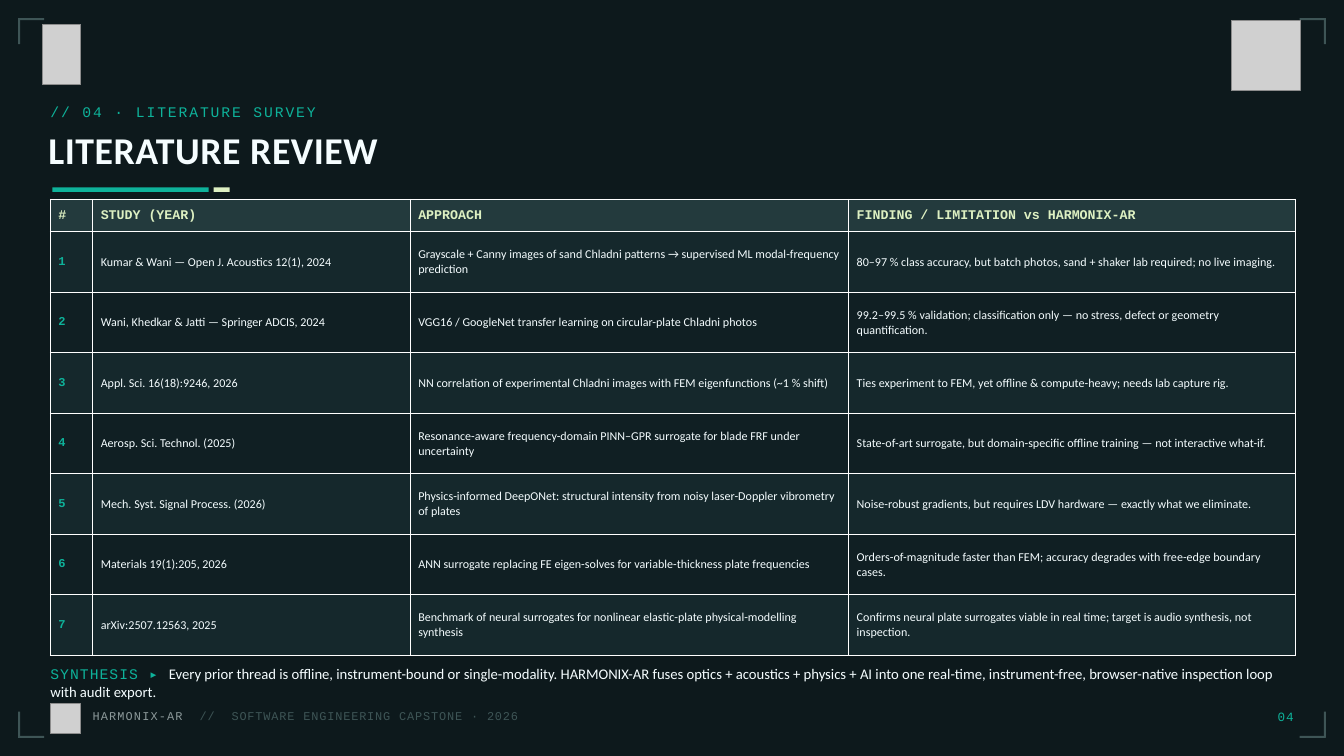
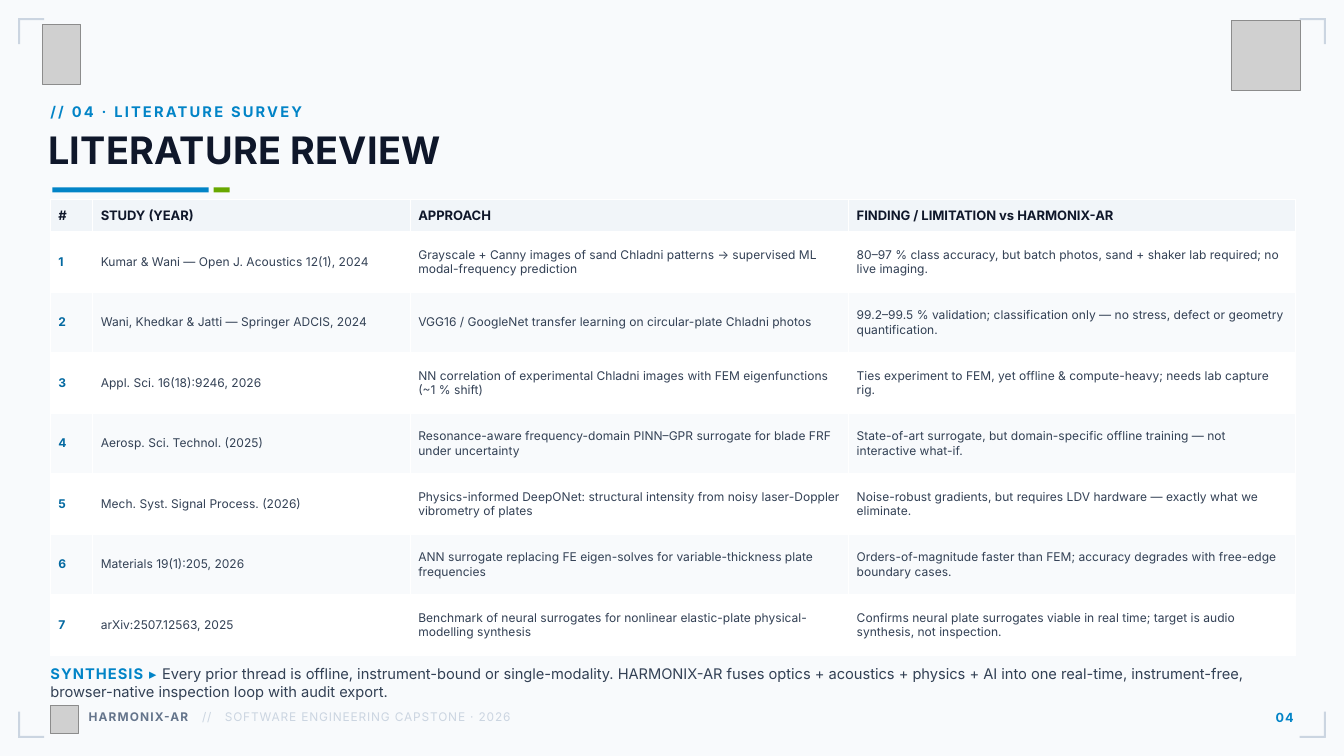
Before and after one commit to nandhish3004/Harmonix-AI, a slide deck: slide 5 of HARMONIX-AR_Capstone_Deck.pptx. Drawn at 1344x756 pixels with LibreOffice and Linux fonts; fonts in the diff are those of the drawing; grey boxes stand for pictures; background and template pictures are left out. Boxes give left, top, right and bottom in pixels: in the first picture for what was removed or moved away, otherwise in the second. Text is boxed around its words. In the diff, an @@ line names an element or a change of style, - is before the commit and + after.

Commit message:
docs: capstone deck v2 — real app UI screenshots (headless build) + current light engineering theme + reference-exact title slide

```diff
--- a/HARMONIX-AR_Capstone_Deck.pptx
+++ b/HARMONIX-AR_Capstone_Deck.pptx
@@ background #0D191C to picture (left out) @@
@@ text "// 04 · LITERATURE SURVEY" at bbox=[50, 103, 1008, 133]: font Courier New to Inter, text colour #0EB29A to #0284C7, letter spacing 1.4 to 1.6 pt, bold on @@
@@ text "LITERATURE REVIEW" at bbox=[48, 136, 441, 165]: font Calibri to Inter, text colour #F5FDFF to #0F172A, letter spacing 0.4 to 0.2 pt @@
@@ table at bbox=[50, 200, 1296, 655] @@
@@ fill #233A3D to #F1F5F9 in row 1 @@
@@ fill #15282C to #FFFFFF in 16 cells @@
@@ fill #101F23 to #F8FAFC in 12 cells @@
@@ size 9.5 to 9.3 pt, text colour #DDF0C2 to #0F172A in "#", "STUDY (YEAR)", "APPROACH", "FINDING / LIMITATION vs HARMONIX-AR" @@
@@ font Courier New to Inter in "#", "STUDY (YEAR)", "APPROACH", "FINDING / LIMITATION vs HARMONIX-AR" and 7 more places @@
@@ text colour #0EB29A to #0369A1 in "1", "2", "3", "4" and 3 more places @@
@@ font Calibri to Inter, text colour #F5FDFF to #334155 @@
@@ rectangle at bbox=[52, 188, 209, 193]: fill #0EB29A to #0284C7 @@
@@ rectangle at bbox=[214, 188, 230, 193]: fill #DDF0C2 to #68A800 @@
@@ text "SYNTHESIS ▸ Every prior thread ..." at bbox=[50, 668, 1243, 700]: font Courier New to Inter, text colour #0EB29A to #0284C7, bold on in "SYNTHESIS ▸"; font Calibri to Inter, text colour #F5FDFF to #334155 @@
@@ text "HARMONIX-AR // SOFTWARE ENGINEERING CAPSTONE ..." at bbox=[89, 712, 511, 721]: font Courier New to Inter; text colour #8C999A to #64748B, bold on in "HARMONIX-AR"; text colour #3E5556 to #CBD5E1 in "// SOFTWARE ENGINEERING CAPSTONE · 2026" @@
@@ text "04" at bbox=[1276, 712, 1294, 722]: font Courier New to Inter, text colour #0EB29A to #0284C7, bold on @@
@@ fill #3E5556 to #CBD5E1 in 8 elements at bbox=[18, 18, 20, 44], bbox=[18, 18, 44, 20], bbox=[1324, 18, 1326, 44], bbox=[1300, 18, 1326, 20], bbox=[18, 712, 20, 738], bbox=[18, 736, 44, 738], bbox=[1324, 712, 1326, 738], bbox=[1300, 736, 1326, 738] @@
```
Also in this commit, not shown: 23 other slides changed, 2 slides added, 2 slides removed, 2 other files.
